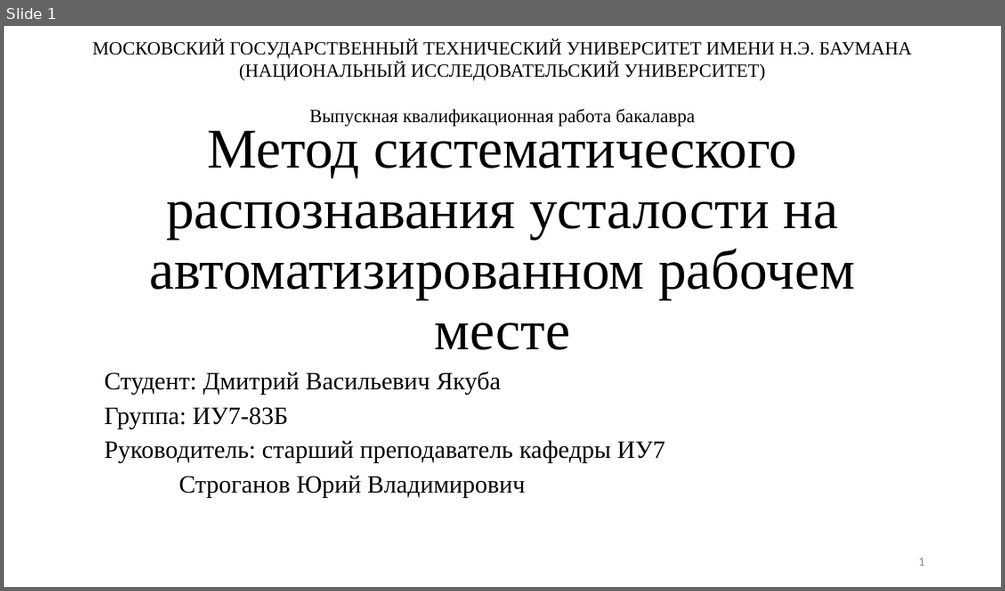
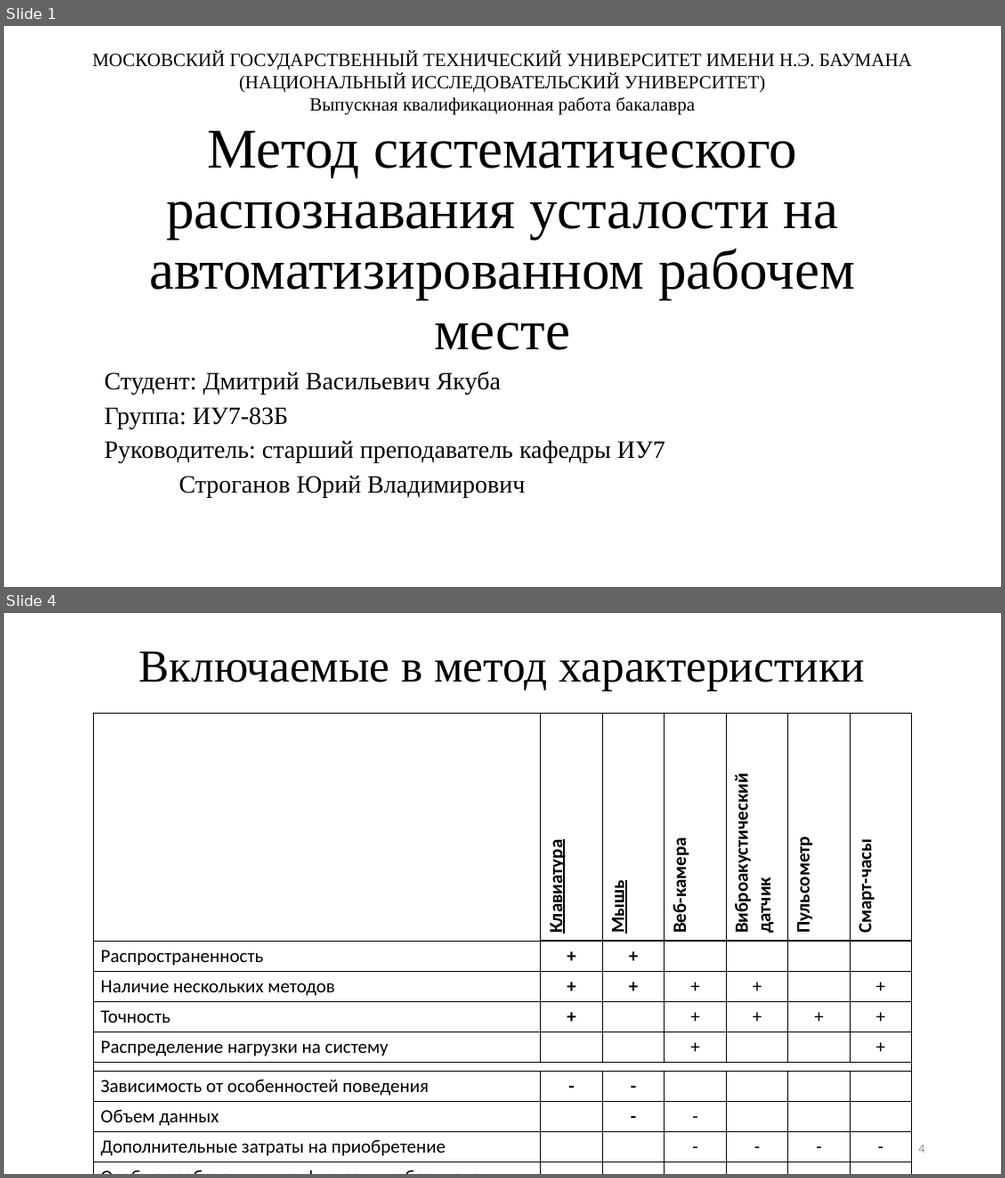
Before and after one commit to TheSawIsTheLaw/FatigueRecognitionSystem, a slide deck: Presentation/presentation.pptx. Shown one above the other, each under a label of ours: slide 1 before the commit, slides 1 and 4 after it; the slides between them are not shown. The pictures are 1005x591 and 1005x1178 pixels, drawn with LibreOffice and Linux fonts; fonts in the diff are those of the drawing. Boxes give left, top, right and bottom in pixels: in the first picture for what was removed or moved away, otherwise in the second. Text is boxed around its words. In the diff, an @@ line names an element or a change of style, - is before the commit and + after.

```diff
--- a/Presentation/presentation.pptx
+++ b/Presentation/presentation.pptx
@@ slide 4 added at bbox=[4, 613, 1001, 1174], background #FFFFFF @@
@@ title added at bbox=[138, 651, 866, 691], 44 pt, text #000000 @@
+Включаемые в метод характеристики
@@ table added at bbox=[93, 714, 913, 1159], 11 rows, 7 columns @@
+ | Клавиатура | Мышь | Веб-камера | Виброакустический датчик | Пульсометр | Смарт-часы
+Распространенность | + | + |  |  |  | 
+Наличие нескольких методов | + | + | + | + |  | +
+Точность | + |  | + | + | + | +
+Распределение нагрузки на систему |  |  | + |  |  | +
+ |  |  |  |  |  | 
+Зависимость от особенностей поведения | - | - |  |  |  | 
+Объем данных |  | - | - |  |  | 
+Дополнительные затраты на приобретение |  |  | - | - | - | -
+Особые требования к конфигурации оборудования |  |  |  | - | - | 
+Затраты на реализацию дополнительного интерфейса |  |  | - | - | - | -
@@ page number added at bbox=[918, 1144, 924, 1152], 12 pt, text #8C8C8C @@
+4
@@ slide 1 changed as well @@
@@ text "МОСКОВСКИЙ ГОСУДАРСТВЕННЫЙ ТЕХНИЧЕСКИЙ УНИВЕРСИТЕТ ИМЕНИ ..." rewrapped from bbox=[92, 40, 912, 126] to bbox=[92, 51, 912, 115] @@
@@ page number removed at bbox=[918, 557, 924, 565] @@
-1
```
Also in this commit, not shown: 3 other slides changed, 8 other slides added, 10 slides removed, 13 other files.
